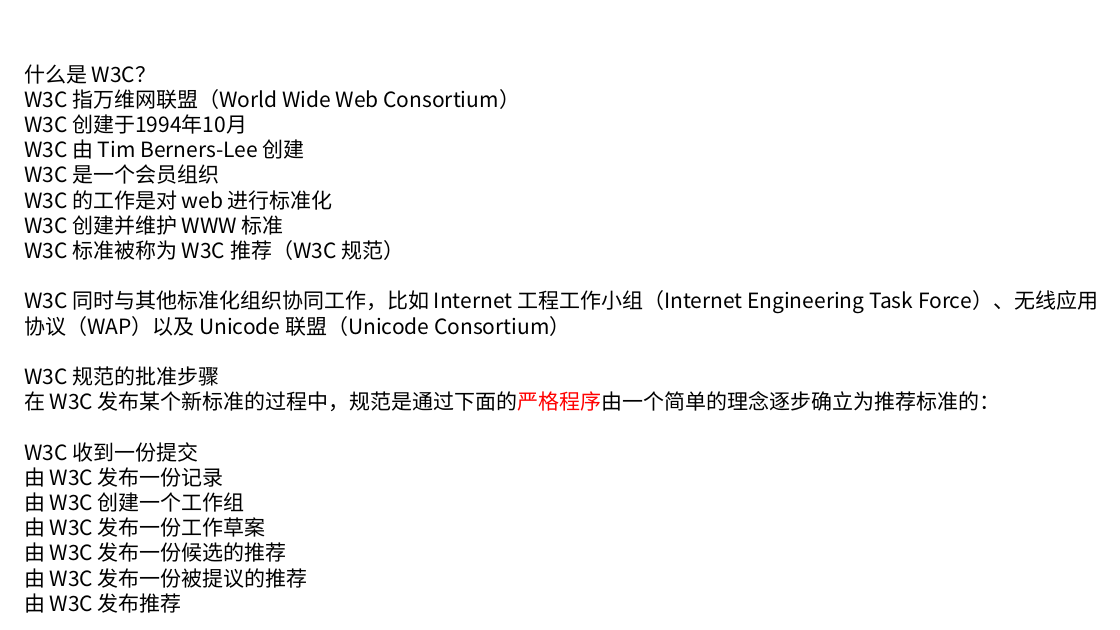
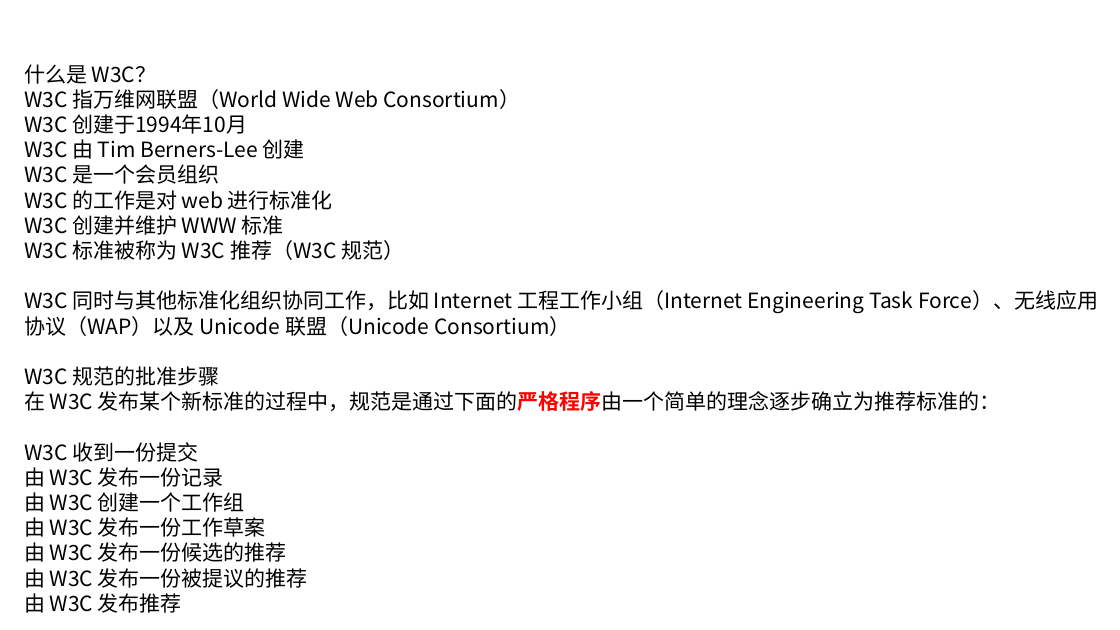
Before and after one commit to linkknown/PPT, a slide deck: slide 5 of 前端PPT/html 简介.pptx. Drawn at 1120x630 pixels with LibreOffice and Linux fonts; fonts in the diff are those of the drawing; background and template pictures are left out. Boxes give left, top, right and bottom in pixels: in the first picture for what was removed or moved away, otherwise in the second. Text is boxed around its words. In the diff, an @@ line names an element or a change of style, - is before the commit and + after.

```diff
--- a/前端PPT/html 简介.pptx
+++ b/前端PPT/html 简介.pptx
@@ text at bbox=[24, 391, 1001, 411]: bold on in "发布某个新标准的过程中，规范是通过下面的严格程序由一个简单的理念逐步确立为推荐标准的：" @@
```
Also in this commit, not shown: 8 other slides changed, 1 slide added, 1 slide removed.
